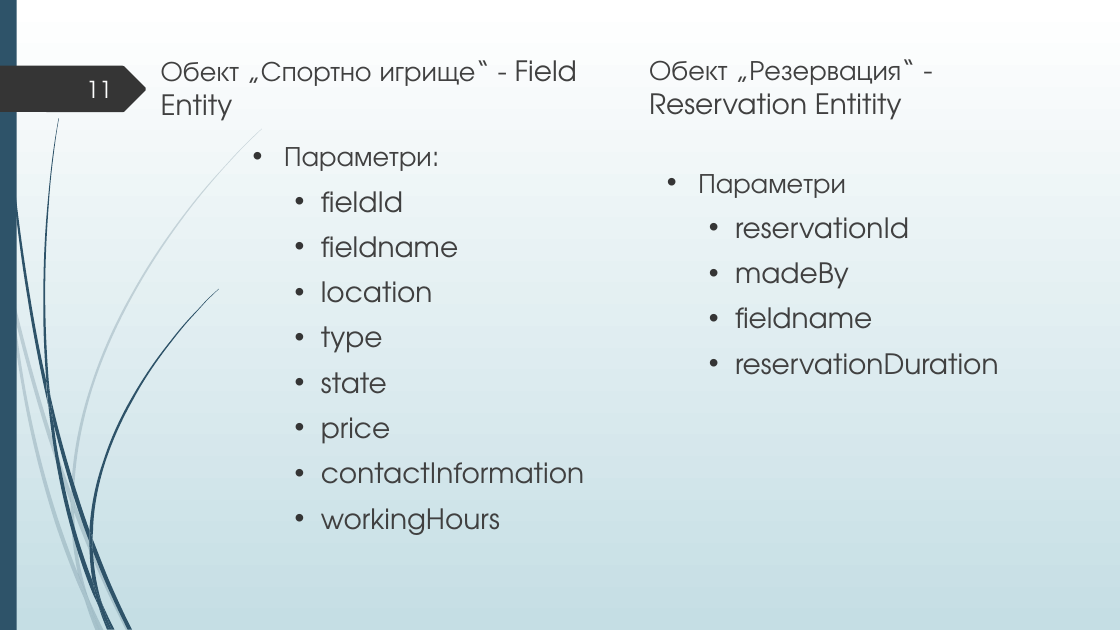
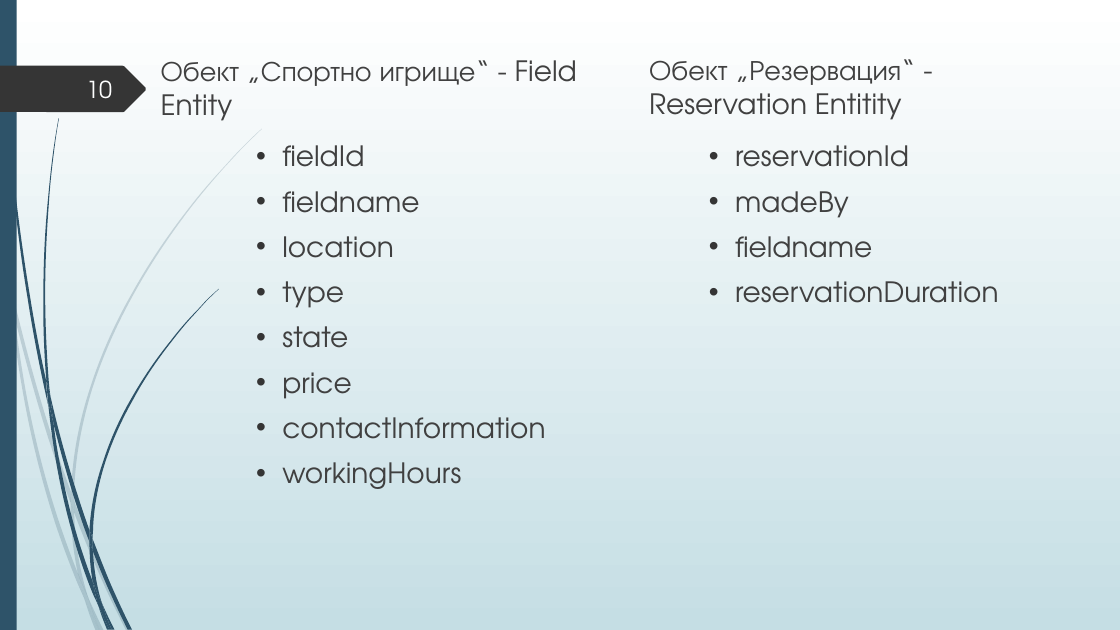
Before and after one commit to Izabel96/PlayingFieldReservations, a slide deck: slide 10 of Дипломна защита.pptx (slide 11 before the commit). Drawn at 1120x630 pixels with LibreOffice and Linux fonts; fonts in the diff are those of the drawing. Boxes give left, top, right and bottom in pixels: in the first picture for what was removed or moved away, otherwise in the second. Text is boxed around its words. In the diff, an @@ line names an element or a change of style, - is before the commit and + after.

```diff
--- a/Дипломна защита.pptx
+++ b/Дипломна защита.pptx
@@ page number at [86, 80, 112, 99]: text changed @@
-11
+10
@@ text at [284, 147, 432, 171]: paragraph removed @@
-• Параметри:
@@ text "reservationId": place and size @@
-text "reservationId" at [698, 174, 999, 375]
+text "reservationId" at [735, 145, 999, 303]
@@ text at [698, 174, 846, 198]: paragraph removed @@
-• Параметри
```
Also in this commit, not shown: 6 other slides changed, 14 slides added, 4 slides removed.
